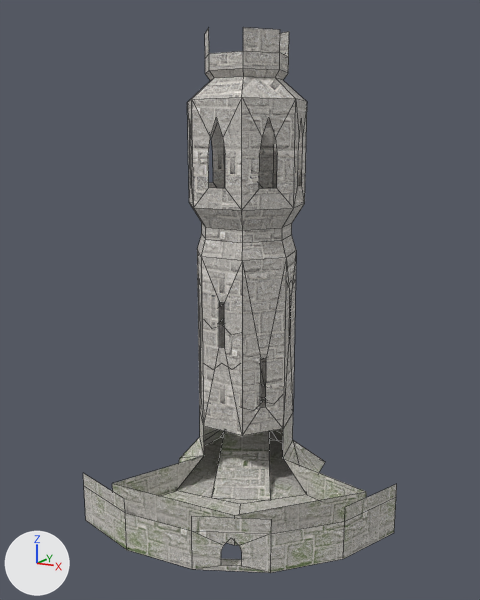
Two versions of the Blender file PaperDiceTower7.blend, one commit apart.
One viewpoint serves both versions: a 50 mm camera at (4.99, -8.89, 5.31) aimed at (0.49, -1.03, 3.15). Lighting does not change. The marker at lower left points along +X, +Y and +Z. The first picture is the older version. Mesh edges are drawn as thin lines.

In view in the first picture: 'Muro', 'Rampa', 'Torre' and 1 more.
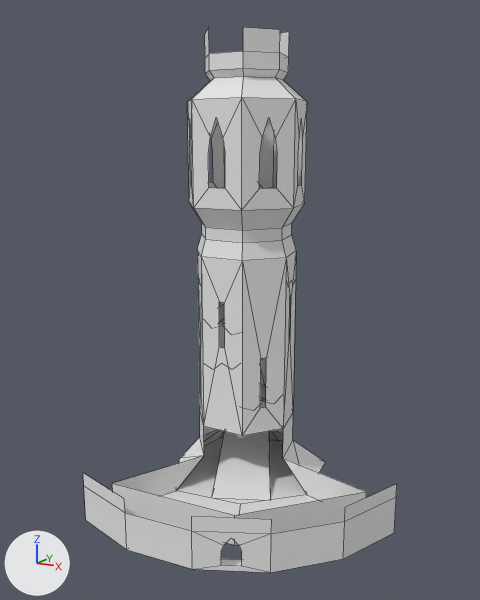
Boxes [x1, y1, x2, y2] around the edits, measured in the pictures (480 x 600 px; the box of a moved part takes in the faces that stretch with it):
'Muro', recoloured, surface changed (grey to white)
    both: [83, 473, 397, 573]
'Rampa', recoloured (grey to white)
    both: [212, 431, 271, 500]
part 1 of me_torre_mesh, moved or reshaped
    both: [161, 438, 318, 515]
part 2 of me_torre_mesh, recoloured
    both: [187, 27, 307, 436]
part 3 of me_torre_mesh, recoloured (grey to white)
    both: [112, 402, 366, 545]

What the commit changed:
me_torre_mesh has 172 vertices, 123 faces and spans x -1.15..2.27, y -2.14..1.2, z 0.0..6.86.
me_torre_mesh is used by ob_torre; location (0.0, 0.0, 0.0).
Verts and faces of me_torre_mesh; kept vertices keep their numbers, new ones are numbered from 172.
Before the commit, vertices of me_torre_mesh: 6 (-1.03, -2.14, 0.0), 14 (0.0, 1.2, 0.0) at pixel (277, 440), 15 (1.08, 0.86, 0.0) at pixel (325, 461), 16 (1.25, -0.28, 0.0) at pixel (306, 494), 17 (0.5, -1.04, 0.0) at pixel (240, 504).
Before the commit, vertices of me_torre_mesh: 18 (-0.57, -1.19, 0.0) at pixel (176, 490), 19 (-1.15, -0.26, 0.0) at pixel (179, 458), 20 (-0.98, 0.78, 0.0) at pixel (219, 437), 134 (0.95, -1.98, 0.0) at pixel (234, 545), 136 (2.27, -0.52, 0.0).
Part 1, on me_torre_mesh:
Faces deleted: (14, 20, 19, 18, 17, 16, 15), (16, 17, 134, 136), (6, 134, 17, 18).
New faces: (14, 15, 16, 17, 18, 19, 20), (16, 136, 134, 17), (6, 18, 17, 134).
me_torre_mesh part 2: 101 faces spanning x -0.9..0.9, y -0.83..0.92, z 0.95..6.86 switch from mat_pietra (picture img_stone_png) to no material.
me_torre_mesh part 3: 22 faces spanning x -1.15..2.27, y -2.14..1.2, z 0.0..0.95 switch from mat_pietra_muschio (picture img_stone_moss_png) to no material.
me_rampa_mesh has 6 vertices, 5 faces and spans x -0.45..0.45, y -1.0..0.58, z 0.0..0.48.
me_rampa_mesh no longer uses material mat_pietra_muschio (picture img_stone_moss_png).
me_muro_mesh has 32 vertices, 16 faces and spans x -1.21..2.73, y -2.79..-0.57, z 0.0..0.75.
me_muro_mesh is used by ob_muro; location (0.0, 0.0, 0.0).
me_muro_mesh no longer uses material mat_pietra_muschio (picture img_stone_moss_png).
me_muro_mesh part 4: texture (UV) coordinates changed.
